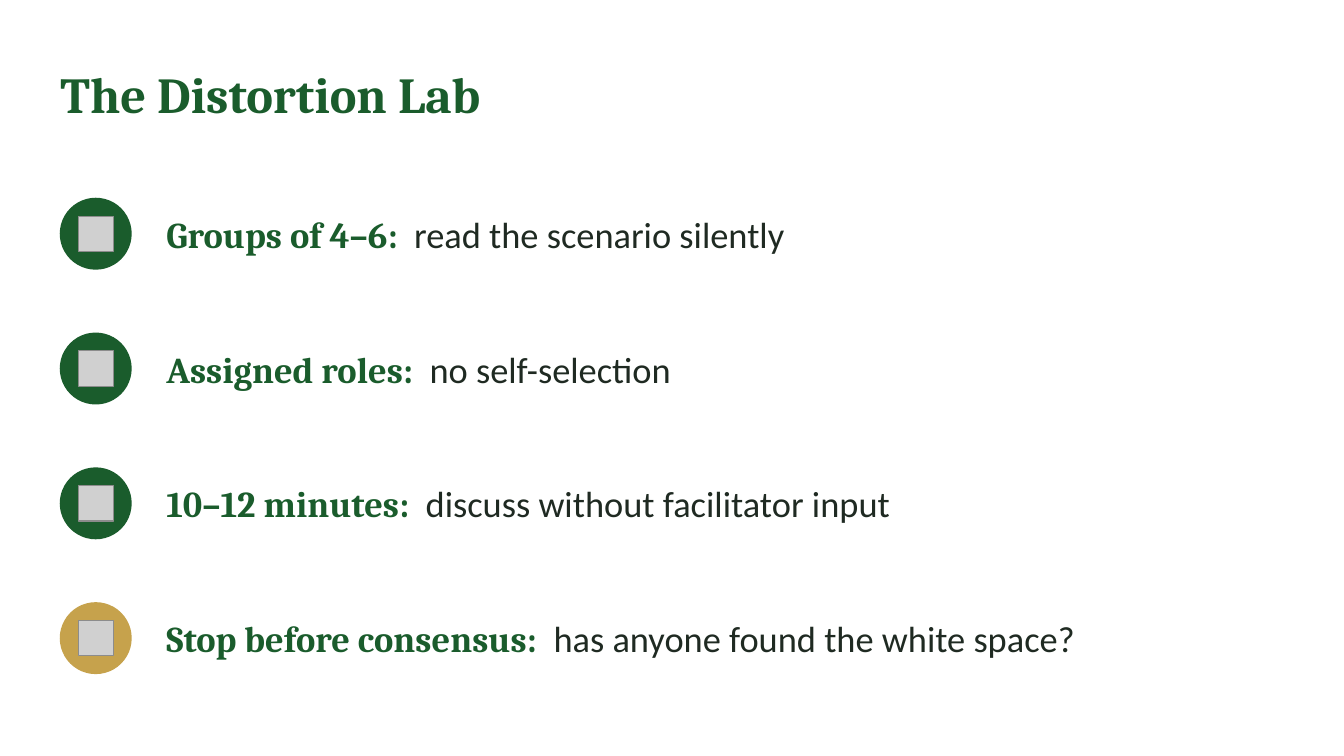
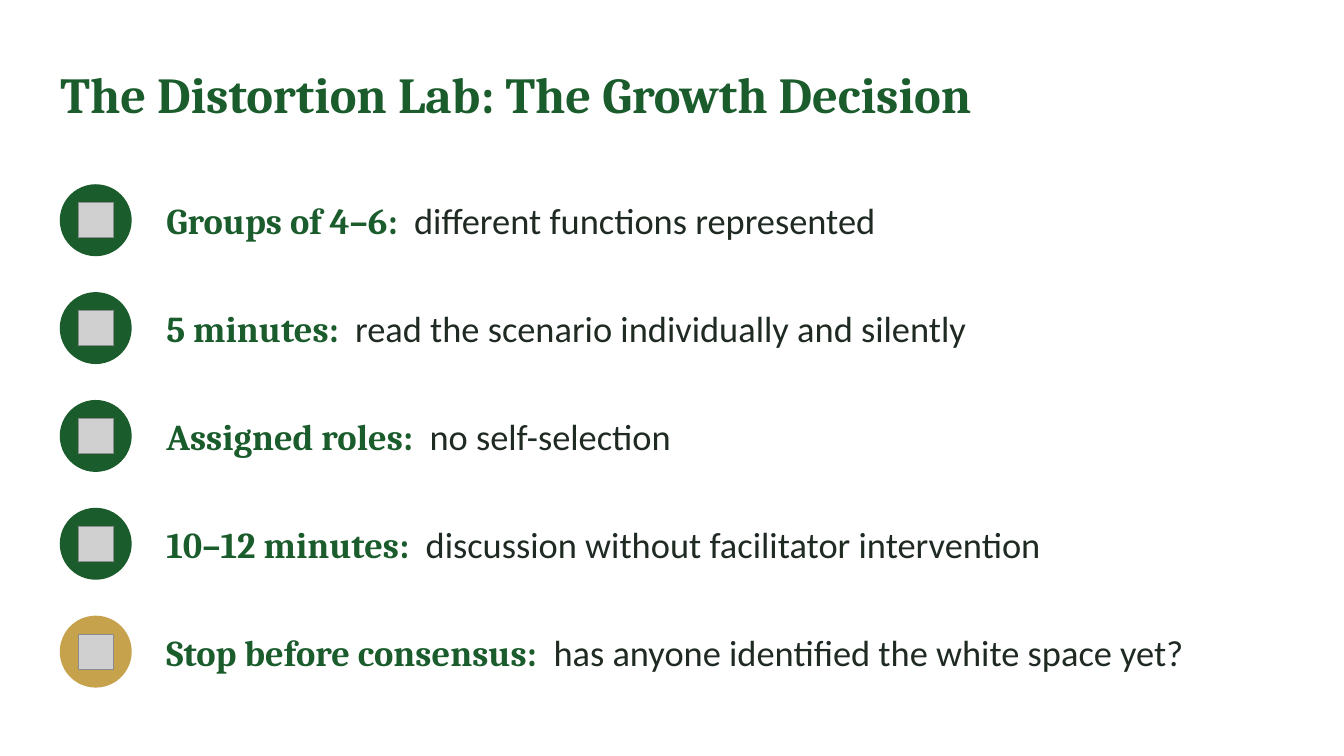
Before and after one commit to IBSL26/ibsl-platform, a slide deck: slide 33 of Unit decks/Unit 01 - Behavioural Strategy Fundamentals.pptx (slide 32 before the commit). Drawn at 1344x756 pixels with LibreOffice and Linux fonts; fonts in the diff are those of the drawing; grey boxes stand for pictures. Boxes give left, top, right and bottom in pixels: in the first picture for what was removed or moved away, otherwise in the second. Text is boxed around its words. In the diff, an @@ line names an element or a change of style, - is before the commit and + after.

```diff
--- a/Unit decks/Unit 01 - Behavioural Strategy Fundamentals.pptx
+++ b/Unit decks/Unit 01 - Behavioural Strategy Fundamentals.pptx
@@ text at box(60, 78, 972, 114): text changed @@
-The Distortion Lab
+The Distortion Lab: The Growth Decision
@@ ellipse: place and size @@
-ellipse at box(60, 199, 131, 269)
+ellipse at box(60, 185, 131, 255)
@@ picture: place and size @@
-picture at box(79, 216, 114, 251)
+picture at box(79, 203, 114, 238)
@@ text at box(166, 208, 875, 242): text changed @@
-Groups of 4–6: read the scenario silently
+Groups of 4–6: different functions represented
@@ ellipse: place and size @@
-ellipse at box(60, 334, 131, 404)
+ellipse at box(60, 292, 131, 363)
@@ picture added at box(79, 311, 114, 346) @@
@@ text added at box(166, 316, 966, 348), 26 pt, text #1F2A22 @@
+5 minutes: read the scenario individually and silently
@@ text "Assigned roles: no self-selection": place and size @@
-text "Assigned roles: no self-selection" at box(166, 357, 671, 391)
+text "Assigned roles: no self-selection" at box(166, 424, 671, 458)
@@ ellipse added at box(60, 401, 131, 472), fill #1A5C2C, outline #1A5C2C 1 pt @@
@@ picture: place and size @@
-picture at box(79, 351, 114, 386)
+picture at box(79, 418, 114, 454)
@@ ellipse: place and size @@
-ellipse at box(60, 468, 131, 538)
+ellipse at box(60, 508, 131, 579)
@@ picture: place and size @@
-picture at box(79, 486, 114, 521)
+picture at box(79, 526, 114, 562)
@@ text at box(166, 532, 1041, 559): text changed @@
-10–12 minutes: discuss without facilitator input
+10–12 minutes: discussion without facilitator intervention
@@ ellipse: place and size @@
-ellipse at box(60, 603, 131, 674)
+ellipse at box(60, 617, 131, 688)
@@ picture: place and size @@
-picture at box(79, 621, 114, 656)
+picture at box(79, 634, 114, 669)
@@ text at box(166, 640, 1183, 674): text changed @@
-Stop before consensus: has anyone found the white space?
+Stop before consensus: has anyone identified the white space yet?
```
Also in this commit, not shown: 29 other slides changed, 5 slides added, 4 other files.
